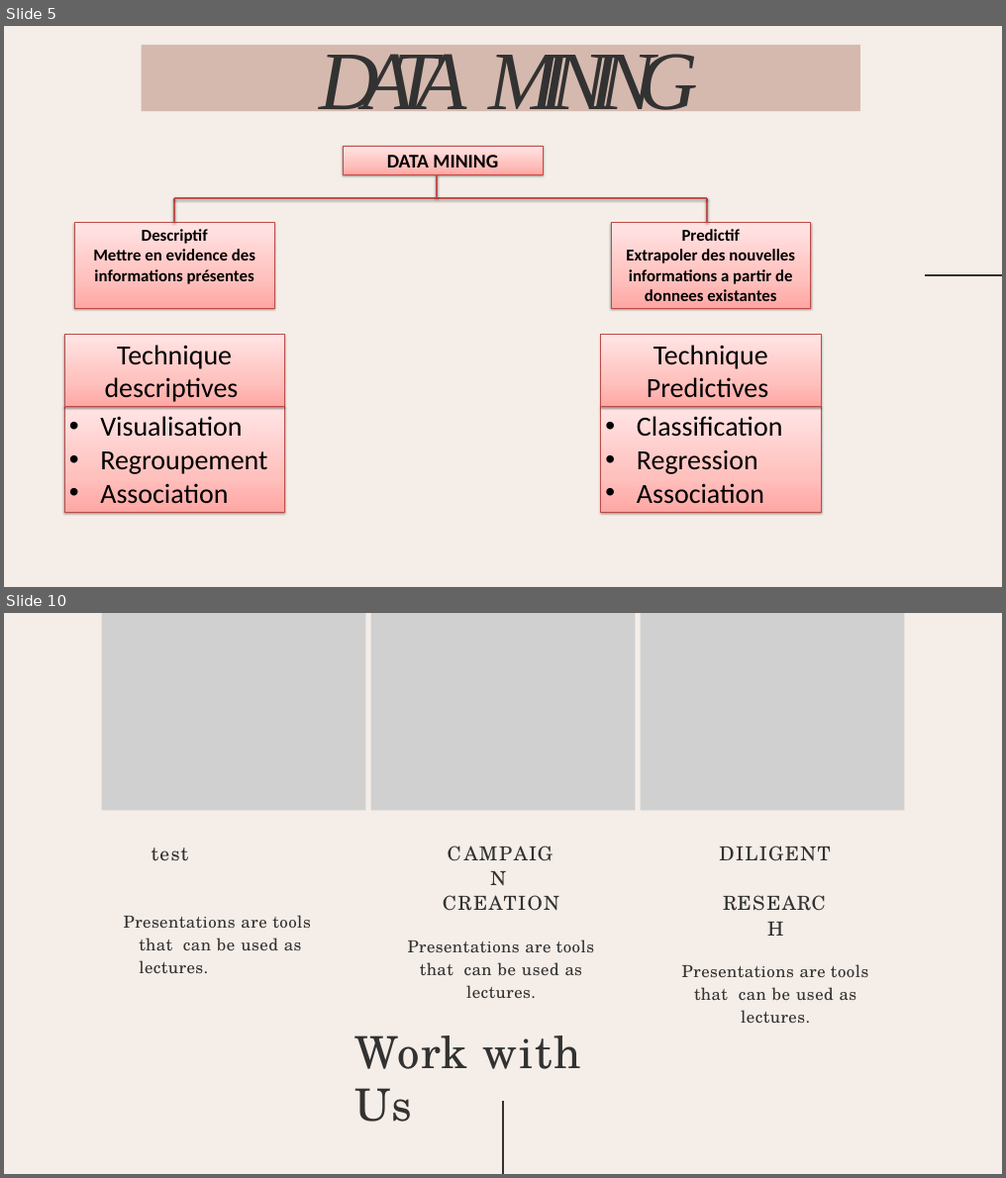
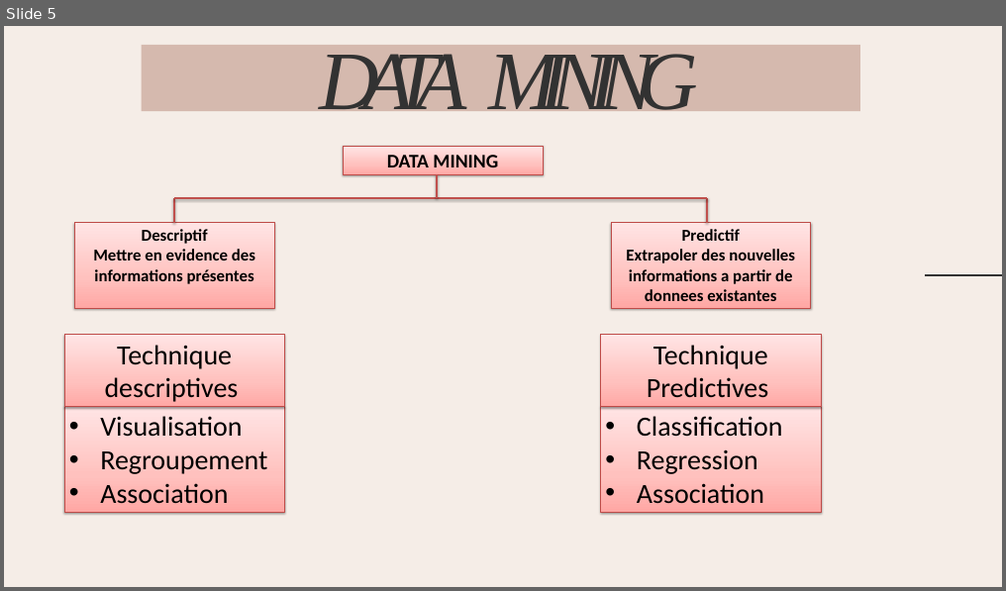
Before and after one commit to wassila90/projetADS, a slide deck: Présentation_Regles_association.pptx. Shown one above the other, each under a label of ours: slides 5 and 10 before the commit, slide 5 after it; the slides between them are not shown. The pictures are 1006x1178 and 1006x591 pixels, drawn with LibreOffice and Linux fonts; fonts in the diff are those of the drawing; grey boxes stand for pictures. Boxes give left, top, right and bottom in pixels: in the first picture for what was removed or moved away, otherwise in the second. Text is boxed around its words. In the diff, an @@ line names an element or a change of style, - is before the commit and + after.

```diff
--- a/Présentation_Regles_association.pptx
+++ b/Présentation_Regles_association.pptx
@@ slide 10 removed at [4,613,1002,1174], background #FFFFFF @@
@@ freeform shape removed at [4,613,1002,1174] @@
@@ picture removed at [102,613,365,811] @@
@@ picture removed at [370,613,635,811] @@
@@ picture removed at [641,613,904,811] @@
@@ title removed at [152,848,189,861] @@
-test
@@ text removed at [682,846,868,1024] @@
-DILIGENT RESEARCH
-Presentations are tools that can be used as lectures.
@@ text removed at [408,895,594,998] @@
-CAMPAIGN CREATION
-Presentations are tools that can be used as lectures.
@@ text removed at [124,915,310,974] @@
-Presentations are tools that can be used as lectures.
@@ text removed at [355,1036,581,1122] @@
-Work with Us
@@ freeform shape removed at [503,1101,503,1174] @@
```
Also in this commit, not shown: 3 slides changed, 6 slides added, 4 other slides removed.
